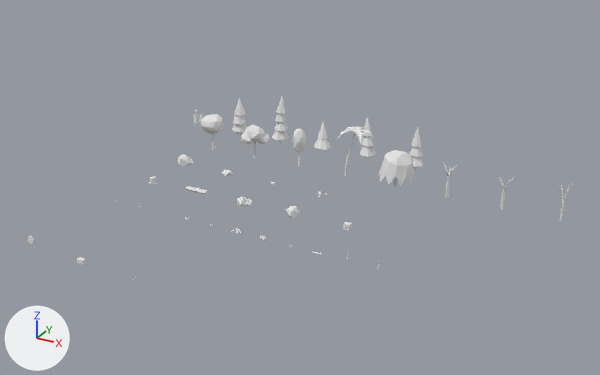
Before and after pictures for a commit that changed the glTF model apps/chasm/assets/meshes/chasm_props.glb.
Camera for both pictures: a camera (50 mm lens) standing at (46.1, -70.6, 30.5) and looking at (15.1, -14.2, 2.3). Every picture has the same lights, and +X, +Y and +Z are marked at lower left. The first picture is the older version.
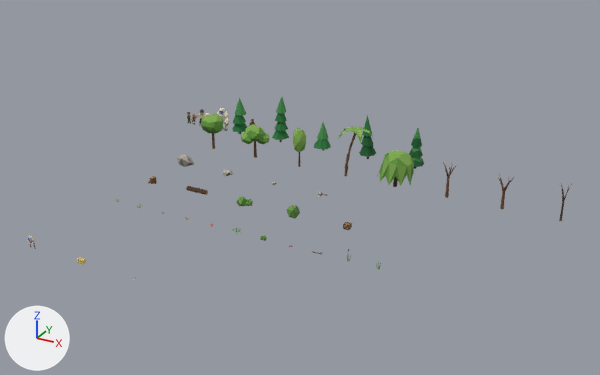
Changed parts and their boxes (x1, y1, x2, y2) in the pictures (600 x 375 px):
'tree_willow_a', surface changed (white to green): (377, 150, 414, 187) in both
'tree_oak_b', surface changed (white to green): (241, 124, 270, 158) in both
'tree_pine_b', surface changed (white to green): (272, 97, 289, 142) in both
'tree_oak_a', surface changed (white to green): (201, 114, 223, 149) in both
'tree_pine_snow_a', surface changed (white to green): (409, 128, 424, 169) in both
'tree_pine_d', surface changed (white to green): (359, 115, 376, 159) in both
'tree_pine_a', surface changed (white to green): (232, 98, 247, 134) in both
'tree_oak_c', surface changed (white to green): (293, 128, 306, 167) in both
'tree_palm_a', surface changed (darker): (338, 126, 373, 177) in both
'tree_pine_c', surface changed (white to green): (314, 122, 331, 151) in both
'yeti', added: after (217, 108, 230, 131)
'rock_a', surface changed: (177, 154, 194, 167) in both
'bush_b', surface changed: (286, 206, 300, 219) in both
'bush_a', surface changed: (237, 197, 253, 206) in both
'tree_oak_b_bare', surface changed: (498, 177, 513, 209) in both
'tree_oak_a_bare', surface changed: (443, 162, 456, 198) in both
'log_a', surface changed: (186, 186, 208, 195) in both
'tree_oak_c_bare', surface changed: (559, 184, 572, 221) in both
'adult_female', surface changed, moved (not visible afterwards): before (193, 110, 199, 125)
'crate_a', surface changed: (343, 222, 352, 230) in both
'zombie', added: after (196, 110, 204, 126)
'range_target', surface changed: (27, 236, 36, 249) in both
'hay_bale', surface changed: (77, 257, 86, 265) in both
'stump_a', surface changed: (148, 176, 157, 184) in both
'kid_male', surface changed: (187, 112, 203, 126) in both
'rock_b', surface changed: (221, 170, 233, 176) in both
'kid_female', surface changed: (191, 114, 196, 125) in both
'rock_cluster_a', surface changed: (318, 191, 328, 197) in both
'adult_male', surface changed: (237, 119, 255, 134) in both
'shrub_a', surface changed: (260, 236, 267, 241) in both
'fern_a', surface changed: (232, 228, 241, 233) in both
'reeds_b', surface changed: (376, 261, 381, 269) in both
'rock_c', surface changed: (271, 182, 277, 185) in both

The change, as a list of edits to the scene's bpy script:
```text
Add img_palette:
    img_palette = load_image('palette', '_unpacked/palette', 256, 128, 'sRGB')
Change mat_palette:
    remove mat_palette.base_color = (0.8, 0.8, 0.8)  # white #e7e7e7
    add mat_palette.texture = img_palette
Add me_zombie_mesh:
    me_zombie_mesh.from_pydata(...)  # 476 vertices, 945 faces; spans x -0.45..0.46, y -0.5..0.37, z -0.01..1.84
    me_zombie_mesh.materials.append(mat_palette)  # picture img_palette
Add me_yeti_mesh:
    me_yeti_mesh.from_pydata(...)  # 648 vertices, 1272 faces; spans x -0.87..0.87, y -0.41..0.63, z 0.0..2.48
    me_yeti_mesh.materials.append(mat_palette)  # picture img_palette
Change ob_adult_female:
    ob_adult_female.location: (-5.65, 0.0, 0.0) -> (0.0, 0.0, 0.0)
Add ob_zombie:
    ob_zombie = bpy.data.objects.new('zombie', me_zombie_mesh)
    ob_zombie.location = (-4.99, 0.0, 0.0)
Add ob_yeti:
    ob_yeti = bpy.data.objects.new('yeti', me_yeti_mesh)
    ob_yeti.location = (-2.23, 0.0, 0.0)
```
